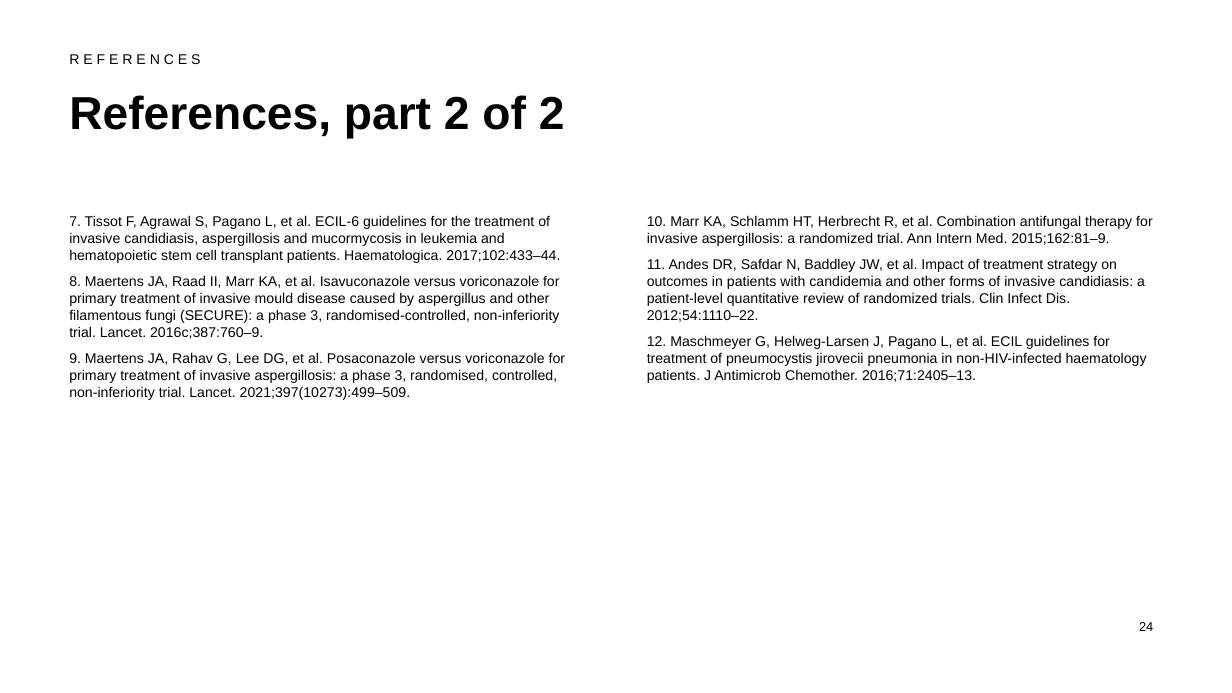
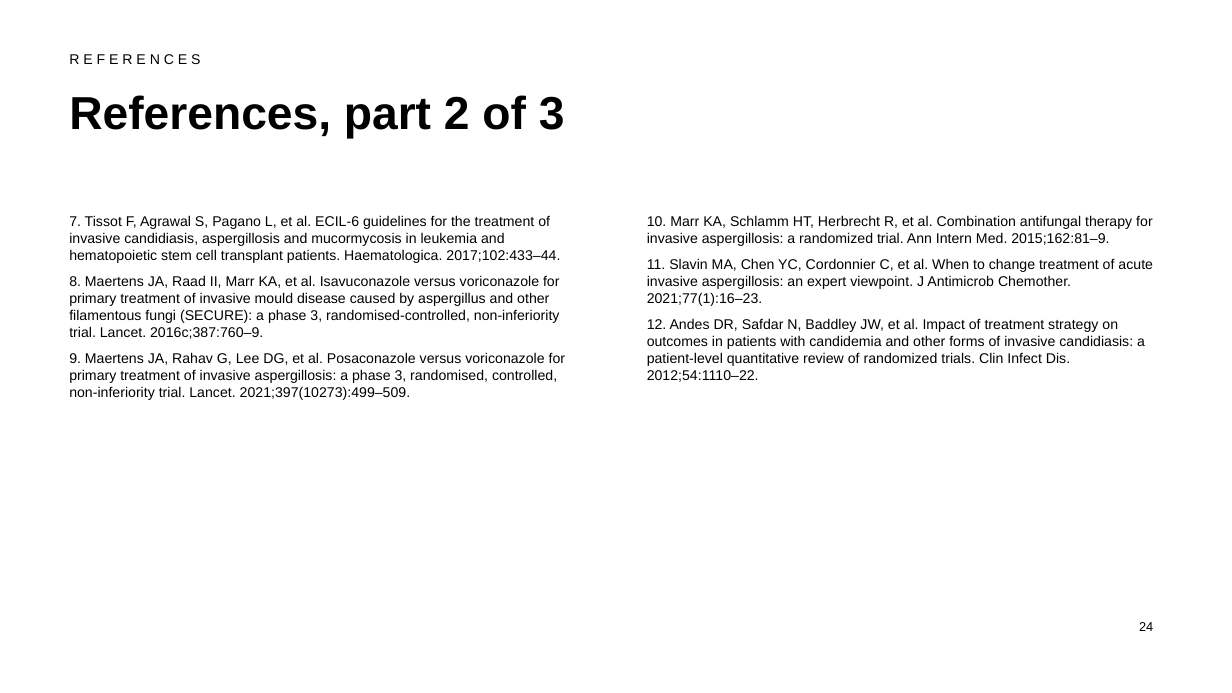
Before and after one commit to htlin222/ebmt-handbook-skill, a slide deck: slide 24 of slides/decks/s11-invasive-fungal.pptx. Drawn at 1232x693 pixels with LibreOffice and Linux fonts; fonts in the diff are those of the drawing. Boxes give left, top, right and bottom in pixels: in the first picture for what was removed or moved away, otherwise in the second. Text is boxed around its words. In the diff, an @@ line names an element or a change of style, - is before the commit and + after.

```diff
--- a/slides/decks/s11-invasive-fungal.pptx
+++ b/slides/decks/s11-invasive-fungal.pptx
@@ title at (x1=69, y1=95, x2=565, y2=139): text changed @@
-References, part 2 of 2
+References, part 2 of 3
@@ text at (x1=647, y1=258, x2=1153, y2=382): text changed @@
-11. Andes DR, Safdar N, Baddley JW, et al. Impact of treatment strategy on outcomes in patients with candidemia and other forms of invasive candidiasis: a patient-level quantitative review of randomized trials. Clin Infect Dis. 2012;54:1110–22.
-12. Maschmeyer G, Helweg-Larsen J, Pagano L, et al. ECIL guidelines for treatment of pneumocystis jirovecii pneumonia in non-HIV-infected haematology patients. J Antimicrob Chemother. 2016;71:2405–13.
+11. Slavin MA, Chen YC, Cordonnier C, et al. When to change treatment of acute invasive aspergillosis: an expert viewpoint. J Antimicrob Chemother. 2021;77(1):16–23.
+12. Andes DR, Safdar N, Baddley JW, et al. Impact of treatment strategy on outcomes in patients with candidemia and other forms of invasive candidiasis: a patient-level quantitative review of randomized trials. Clin Infect Dis. 2012;54:1110–22.
```
Also in this commit, not shown: 10 other slides changed, 1 slide added, 18 other files.
